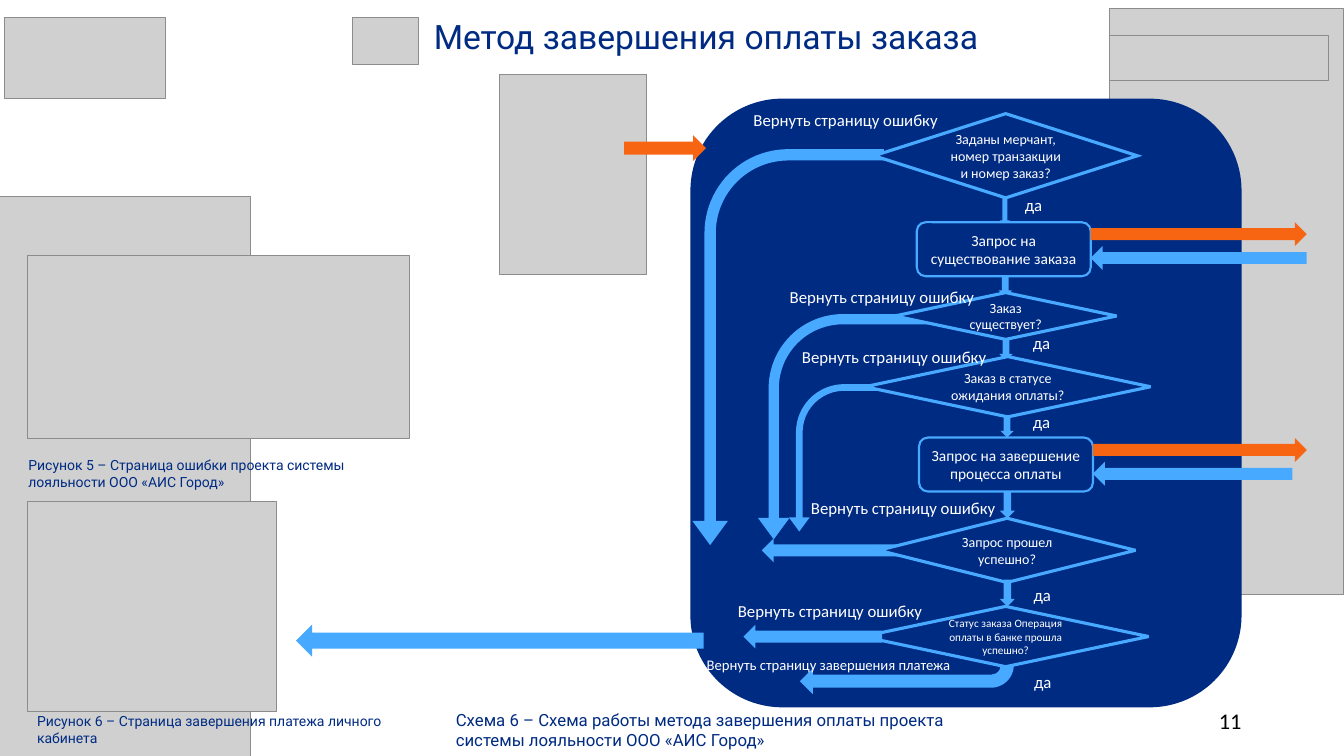
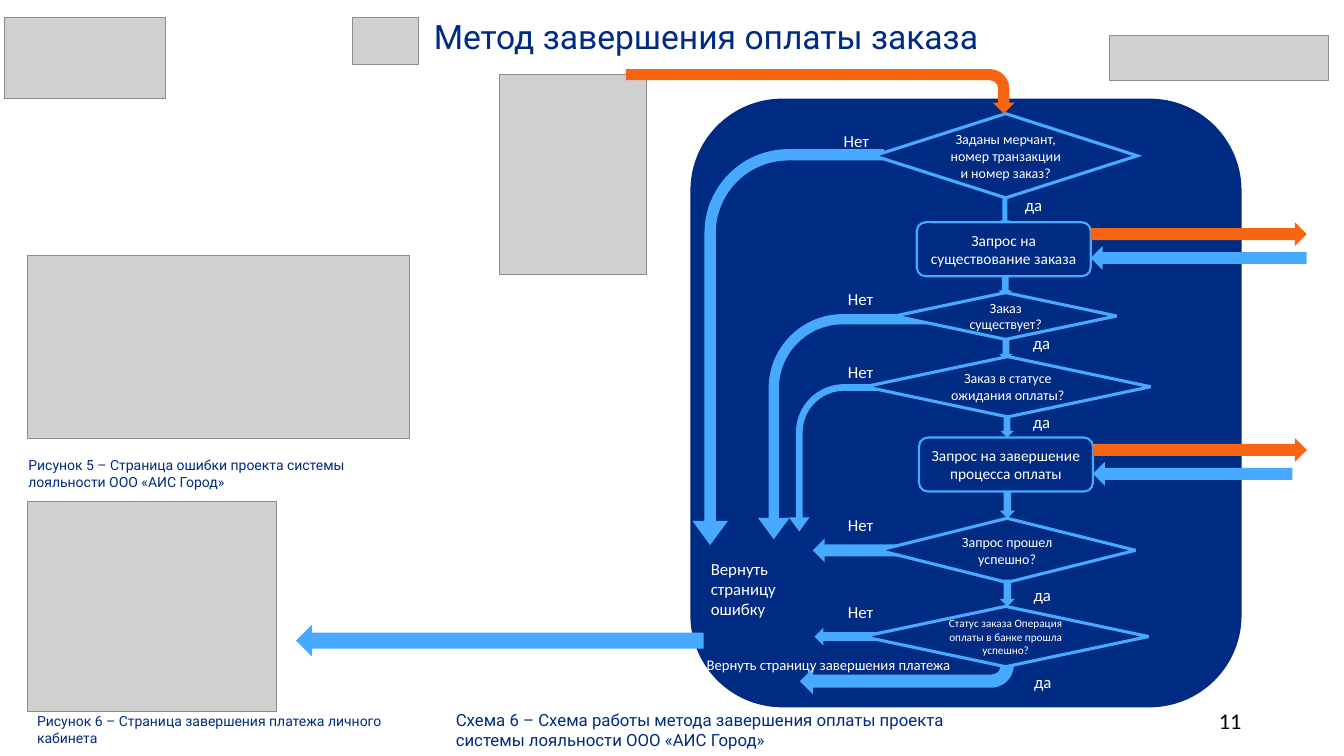
Before and after one commit to SalminaTatyana/DiplomNote, a slide deck: slide 11 of Иванова.pptx. Drawn at 1344x756 pixels with LibreOffice and Linux fonts; fonts in the diff are those of the drawing; grey boxes stand for pictures. Boxes give left, top, right and bottom in pixels: in the first picture for what was removed or moved away, otherwise in the second. Text is boxed around its words. In the diff, an @@ line names an element or a change of style, - is before the commit and + after.

```diff
--- a/Иванова.pptx
+++ b/Иванова.pptx
@@ picture removed at (1110, 9, 1344, 596) @@
@@ bent arrow added at (626, 70, 1015, 114), fill #F86512 @@
@@ text removed at (753, 114, 937, 129) @@
-Вернуть страницу ошибку
@@ right arrow removed at (624, 135, 706, 161) @@
@@ text added at (844, 136, 869, 151), 12 pt, text #FFFFFF @@
+Нет
@@ picture removed at (0, 197, 251, 756) @@
@@ text removed at (790, 291, 973, 308) @@
-Вернуть страницу ошибку
@@ text added at (848, 294, 873, 305), 12 pt, text #FFFFFF @@
+Нет
@@ text removed at (802, 351, 986, 367) @@
-Вернуть страницу ошибку
@@ text added at (848, 367, 873, 378), 12 pt, text #FFFFFF @@
+Нет
@@ right arrow: place and size @@
-right arrow at (762, 538, 901, 563)
+right arrow at (813, 538, 900, 563)
@@ text added at (848, 520, 873, 531), 12 pt, text #FFFFFF @@
+Нет
@@ text "Вернуть страницу ошибку" rewrapped from (811, 502, 995, 517) to (711, 564, 776, 618) @@
@@ text removed at (738, 605, 922, 620) @@
-Вернуть страницу ошибку
@@ right arrow: place and size @@
-right arrow at (744, 625, 883, 649)
+right arrow at (815, 628, 884, 645)
@@ text added at (848, 607, 873, 618), 12 pt, text #FFFFFF @@
+Нет
```
Also in this commit, not shown: 10 other slides changed.
